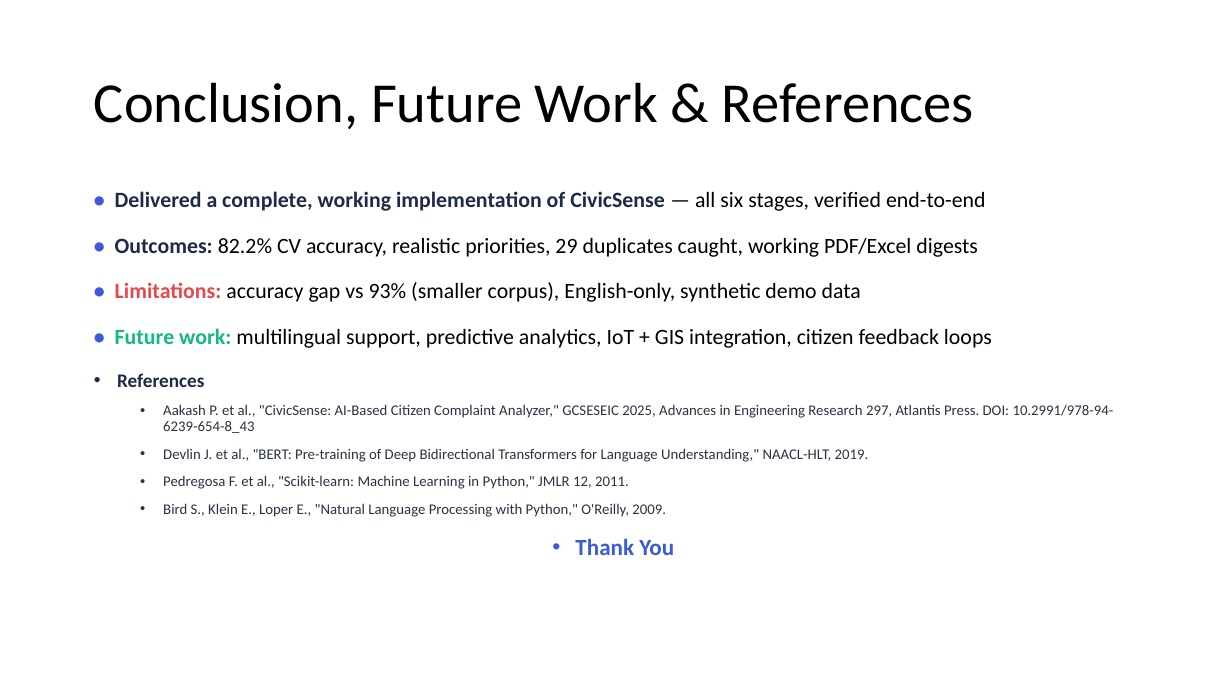
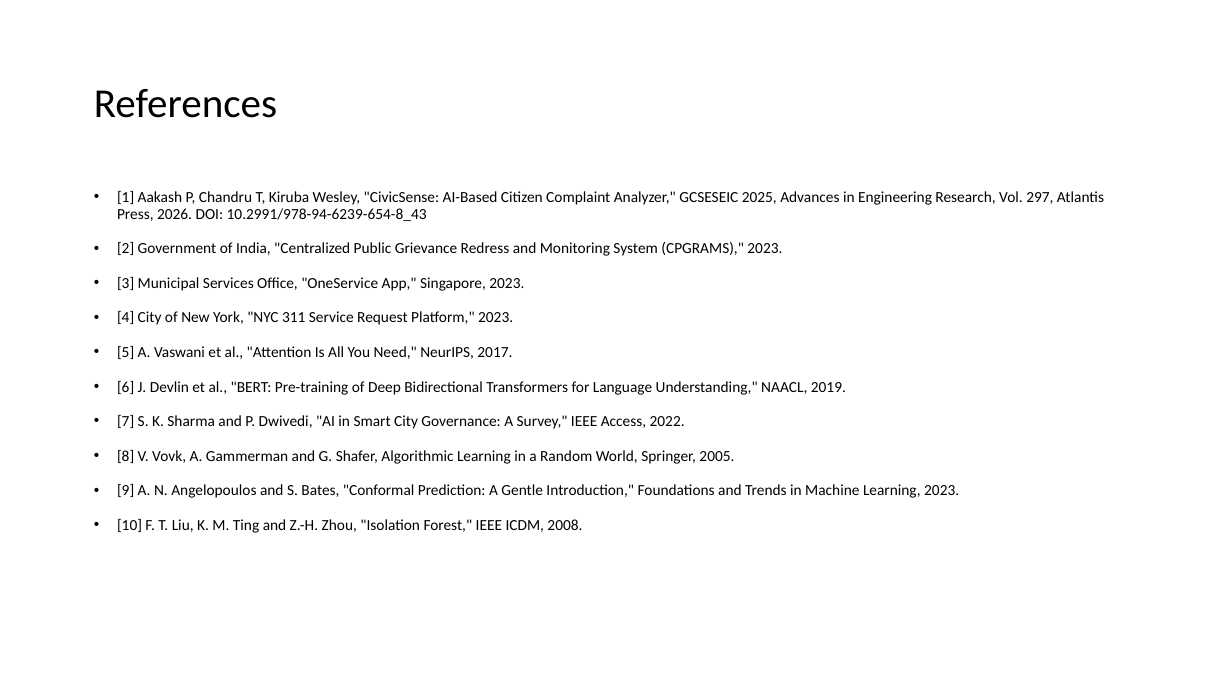
Before and after one commit to Mudit021/CivicSense-AI-Based-Citizen-Complaint-Analyzer, a slide deck: slide 13 of Project_Presentation.pptx (slide 12 before the commit). Drawn at 1232x693 pixels with LibreOffice and Linux fonts; fonts in the diff are those of the drawing. Boxes give left, top, right and bottom in pixels: in the first picture for what was removed or moved away, otherwise in the second. Text is boxed around its words. In the diff, an @@ line names an element or a change of style, - is before the commit and + after.

```diff
--- a/Project_Presentation.pptx
+++ b/Project_Presentation.pptx
@@ title at (94,89,277,118): text changed; size 44 to 32 pt @@
-Conclusion, Future Work & References
+References
@@ text at (117,191,1104,533): text changed; size 11.5 to 12 pt; text colour #2B3245 to #000000 @@
-• Delivered a complete, working implementation of CivicSense — all six stages, verified end-to-end
-• Outcomes: 82.2% CV accuracy, realistic priorities, 29 duplicates caught, working PDF/Excel digests
-• Limitations: accuracy gap vs 93% (smaller corpus), English-only, synthetic demo data
-• Future work: multilingual support, predictive analytics, IoT + GIS integration, citizen feedback loops
-• References
-  • Aakash P. et al., "CivicSense: AI-Based Citizen Complaint Analyzer," GCSESEIC 2025, Advances in Engineering Research 297, Atlantis Press. DOI: 10.2991/978-94-6239-654-8_43
-  • Devlin J. et al., "BERT: Pre-training of Deep Bidirectional Transformers for Language Understanding," NAACL-HLT, 2019.
-  • Pedregosa F. et al., "Scikit-learn: Machine Learning in Python," JMLR 12, 2011.
-  • Bird S., Klein E., Loper E., "Natural Language Processing with Python," O'Reilly, 2009.
-• Thank You
+• [1] Aakash P, Chandru T, Kiruba Wesley, "CivicSense: AI-Based Citizen Complaint Analyzer," GCSESEIC 2025, Advances in Engineering Research, Vol. 297, Atlantis Press, 2026. DOI: 10.2991/978-94-6239-654-8_43
+• [2] Government of India, "Centralized Public Grievance Redress and Monitoring System (CPGRAMS)," 2023.
+• [3] Municipal Services Office, "OneService App," Singapore, 2023.
+• [4] City of New York, "NYC 311 Service Request Platform," 2023.
+• [5] A. Vaswani et al., "Attention Is All You Need," NeurIPS, 2017.
+• [6] J. Devlin et al., "BERT: Pre-training of Deep Bidirectional Transformers for Language Understanding," NAACL, 2019.
+• [7] S. K. Sharma and P. Dwivedi, "AI in Smart City Governance: A Survey," IEEE Access, 2022.
+• [8] V. Vovk, A. Gammerman and G. Shafer, Algorithmic Learning in a Random World, Springer, 2005.
+• [9] A. N. Angelopoulos and S. Bates, "Conformal Prediction: A Gentle Introduction," Foundations and Trends in Machine Learning, 2023.
+• [10] F. T. Liu, K. M. Ting and Z.-H. Zhou, "Isolation Forest," IEEE ICDM, 2008.
```
Also in this commit, not shown: 7 other slides changed, 5 slides added, 4 slides removed, 28 other files.
